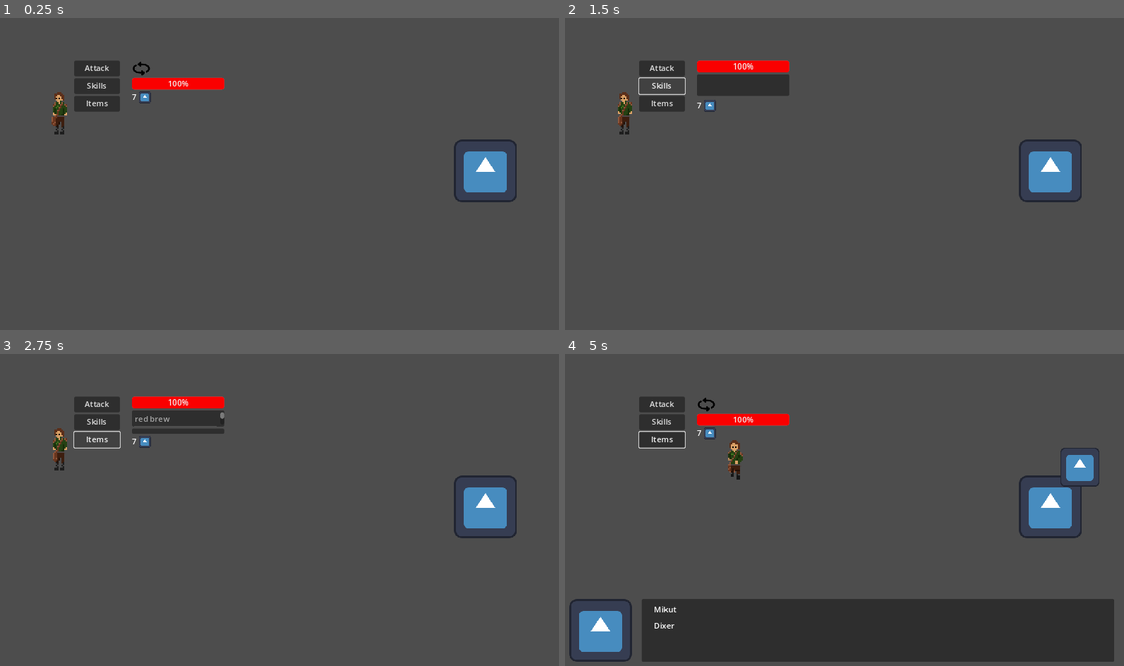
Above: before the commit, frames 1-4 (two rows, left to right).
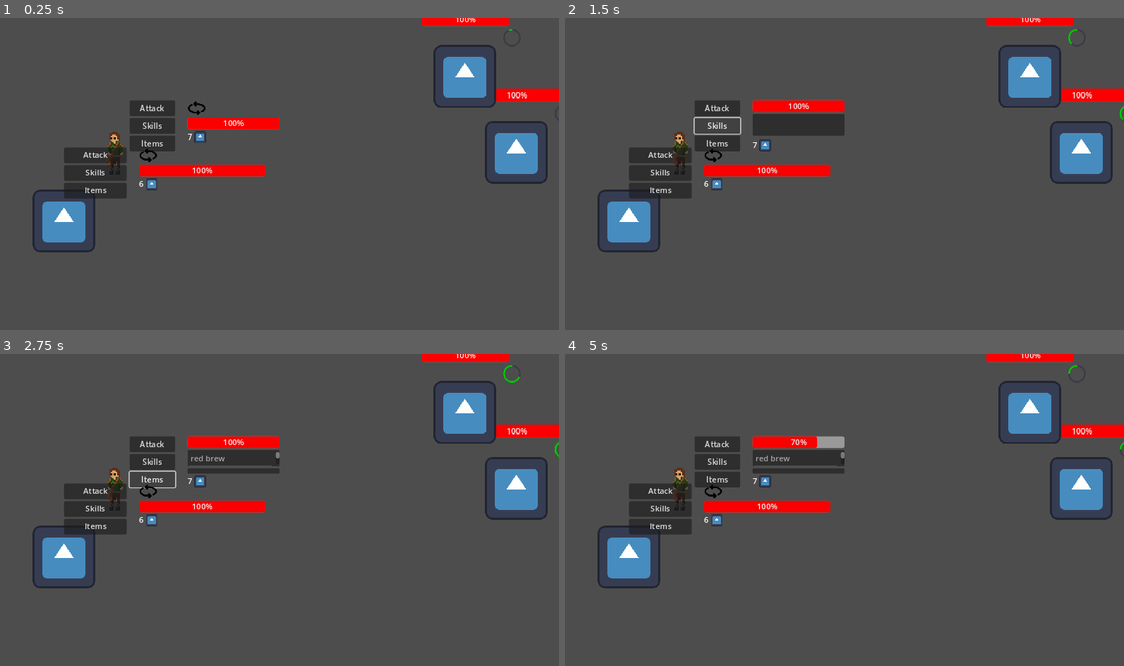
Above: after the commit, the same moments.

Repository: Frajerskie-Game-Studio/Shadow-Delivery
Game: Godot game, scene res://Scenes/World.tscn
Same seed, same stepped clock (60 frames per second), same inputs: the game is played once before the commit and once after it. The engine's default icon, where the game draws it, is replaced by a stand-in: a white triangle on a blue panel in a dark square.
Inputs (mouse positions are in pixels of both pictures, inside the frame that each line leads up to):
- Up to frame 1 (0.25 s): no input
- Up to frame 2 (1.5 s): click "Attack" at 0.5 s; click "Skills" at 1.25 s
- Up to frame 3 (2.75 s): click "Items" at 2 s
- Up to frame 4 (5 s): click (715, 491) at 2.77 s; move the mouse to (626, 447) at 3.52 s; hold D (move_right) 3.53-4.28 s; tap Space (Shoot) at 3.6 s; move the mouse to (1051, 506) at 4.27 s; hold S (move_down) from 4.28 s (still down); click (1051, 506) at 4.35 s

The runs differ from the first frame. In frame 1, 12% of the frame differs, in the area x 5-100%, y 0-76%; in frame 2, 14%; in frame 3, 14%; in frame 4, 31%, in the area x 0-100%, y 0-99%.

Commit message:
Quic collision fix

Diff:
--- a/Scenes/Actors/Enemy.tscn
+++ b/Scenes/Actors/Enemy.tscn
@@ -21,6 +21,8 @@
 size = Vector2(220, 332)
 
 [node name="Enemy" type="Node2D"]
+light_mask = 16
+visibility_layer = 6
 script = ExtResource("1_ucwuh")
 
 [node name="Sprite2D" type="Sprite2D" parent="."]
@@ -47,6 +49,10 @@
 texture = ExtResource("2_h2lks")
 
 [node name="Area2D" type="Area2D" parent="."]
+light_mask = 8
+visibility_layer = 6
+collision_layer = 15
+collision_mask = 15
 
 [node name="CollisionShape2D" type="CollisionShape2D" parent="Area2D"]
 position = Vector2(-1, -93)
--- a/Scenes/World.tscn
+++ b/Scenes/World.tscn
@@ -1,15 +1,17 @@
-[gd_scene load_steps=6 format=3 uid="uid://bqau48rkay4iy"]
+[gd_scene load_steps=7 format=3 uid="uid://bqau48rkay4iy"]
 
 [ext_resource type="Script" path="res://Scripts/World.gd" id="1_cxcv4"]
 [ext_resource type="PackedScene" uid="uid://bnls0har28lt" path="res://Scenes/Actors/Player.tscn" id="2_odx0t"]
 [ext_resource type="PackedScene" uid="uid://c6ej43o5qgo20" path="res://Scenes/Actors/NPC.tscn" id="3_k464w"]
 [ext_resource type="PackedScene" uid="uid://dw831xir7pvw0" path="res://Scenes/Menus/Menu_Hud.tscn" id="4_d6lnw"]
 [ext_resource type="PackedScene" uid="uid://cr5ybqyggurpr" path="res://Scenes/Actors/Lucjan.tscn" id="5_w28jm"]
+[ext_resource type="PackedScene" uid="uid://c1iox65houvxo" path="res://Scenes/BattleScene.tscn" id="6_by73u"]
 
 [node name="World" type="Node"]
 script = ExtResource("1_cxcv4")
 
 [node name="Player" parent="." instance=ExtResource("2_odx0t")]
+visible = false
 position = Vector2(134, 193)
 
 [node name="Node2D" parent="." instance=ExtResource("5_w28jm")]
@@ -20,7 +22,10 @@
 visible = false
 
 [node name="NPC" parent="." instance=ExtResource("3_k464w")]
+visible = false
 position = Vector2(1002, 312)
+
+[node name="Node" parent="." instance=ExtResource("6_by73u")]
 
 [connection signal="itemDone" from="." to="Menu" method="_on_world_item_done"]
 [connection signal="itemUsed" from="Menu" to="." method="_on_canvas_layer_item_used"]
--- a/scripts/Actors/Enemy.gd
+++ b/scripts/Actors/Enemy.gd
@@ -139,6 +139,7 @@
 
 func _on_area_2d_body_entered(body):
 	if body.name == "RangeSKillCheck":
+		print("ON CROSSARI")
 		on_crossair = true
 
 
--- a/scripts/World.gd
+++ b/scripts/World.gd
@@ -15,7 +15,7 @@
 	var temp_data = JSON.parse_string(text)
 	data = temp_data
 	party_items = temp_data["items"]
-	#$Node.load_entities(["res://Scenes/Actors/Player.tscn", "res://Scenes/Actors/Lucjan.tscn"], ["res://Data/darkslime_data.json", "res://Data/darkslime_data.json"])
+	$Node.load_entities(["res://Scenes/Actors/Player.tscn", "res://Scenes/Actors/Lucjan.tscn"], ["res://Data/darkslime_data.json", "res://Data/darkslime_data.json"])
 
 func _process(delta):
 	if !in_dialog:
